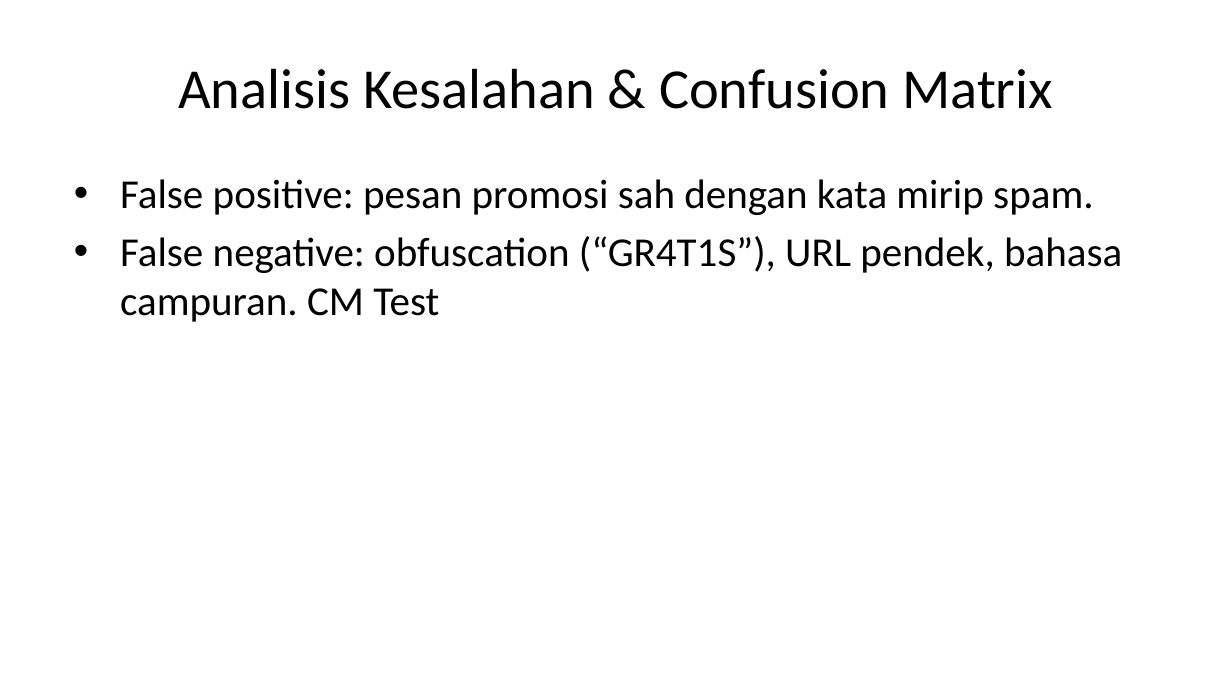
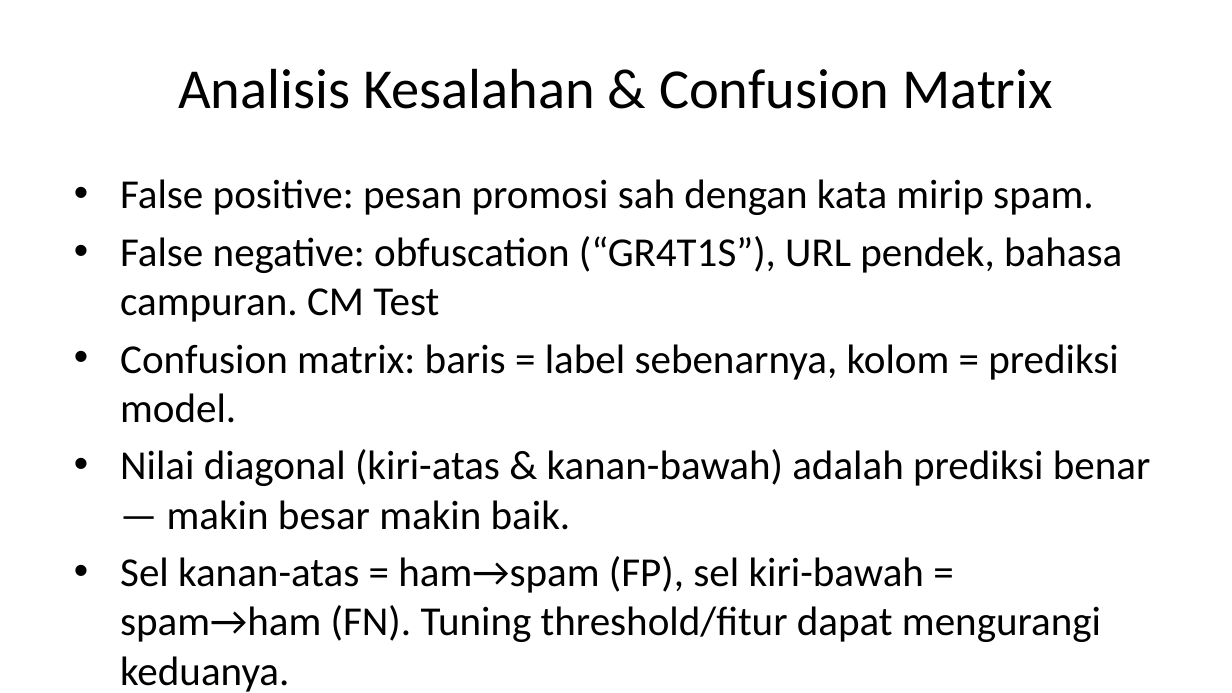
Before and after one commit to dinkznasaruddin/klasifikasi-spam-sms, a slide deck: slide 18 of slides/paper_presentation.pptx. Drawn at 1232x693 pixels with LibreOffice and Linux fonts; fonts in the diff are those of the drawing. Boxes give left, top, right and bottom in pixels: in the first picture for what was removed or moved away, otherwise in the second. Text is boxed around its words. In the diff, an @@ line names an element or a change of style, - is before the commit and + after.

```diff
--- a/slides/paper_presentation.pptx
+++ b/slides/paper_presentation.pptx
@@ text at [120,344,1150,642]: paragraphs added @@
+• Confusion matrix: baris = label sebenarnya, kolom = prediksi model.
+• Nilai diagonal (kiri-atas & kanan-bawah) adalah prediksi benar — makin besar makin baik.
+• Sel kanan-atas = ham→spam (FP), sel kiri-bawah = spam→ham (FN). Tuning threshold/fitur dapat mengurangi keduanya.
```
Also in this commit, not shown: 5 other slides changed, 3 slides added, 3 slides removed, 18 other files.
